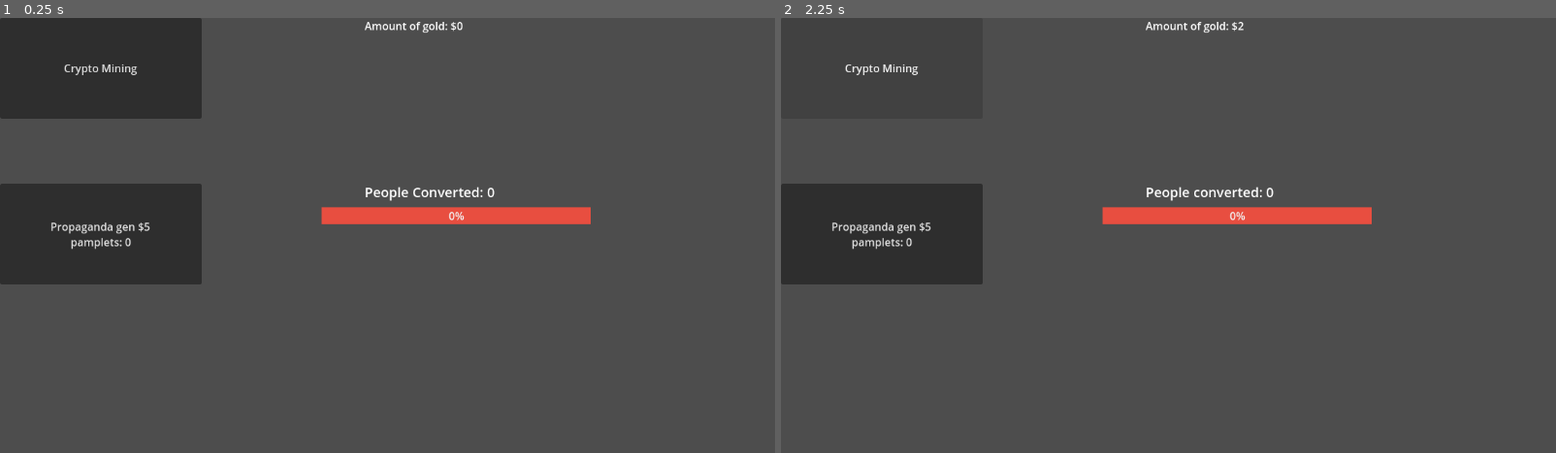
Above: before the commit, frames 1-2 (left to right).
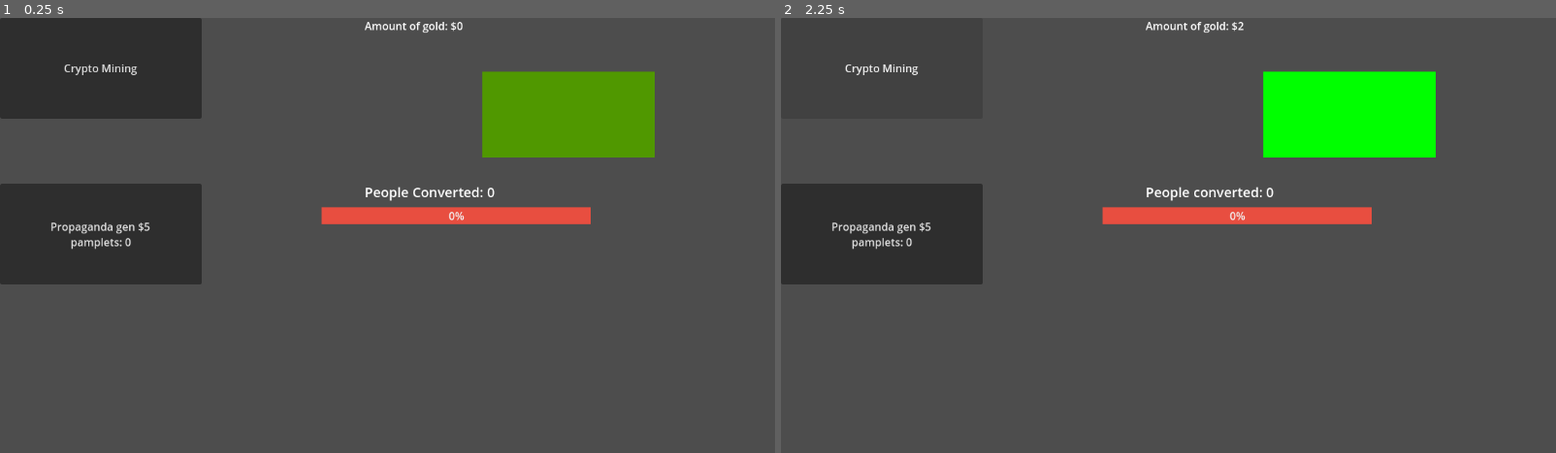
Above: after the commit, the same moments.

Repository: Tender-Bytes/PirateJam14v2
Game: Godot game, scene res://Scenes/Levels/testLevel.tscn
Same seed, same stepped clock (60 frames per second), same inputs: the game is played once before the commit and once after it.
Inputs:
- Up to frame 1 (0.25 s): no input
- Up to frame 2 (2.25 s): click "Crypto Mining" at 0.5 s; click "Propaganda gen $5 pamplets: 0" at 1.25 s; click "Crypto Mining" at 2 s

The runs differ from the first frame. In frame 1, 4.4% of the frame differs, in the area x 62-85%, y 12-33%; in frame 2, 4.4%.

Commit message:
newscaster system fixed

Diff:
--- a/Scenes/Levels/testLevel.tscn
+++ b/Scenes/Levels/testLevel.tscn
@@ -9,6 +9,7 @@
 [ext_resource type="Script" path="res://Scenes/Currency/Default Gold Generate/gold_gen.gd" id="2_gqcio"]
 [ext_resource type="Script" path="res://Scenes/Currency/money.gd" id="3_lbfjy"]
 [ext_resource type="PackedScene" uid="uid://chackx4vt2u06" path="res://Scenes/Conversion/Propaganda/propaganda_gen.tscn" id="5_xw5ny"]
+[ext_resource type="PackedScene" uid="uid://busxrdj0nbjjw" path="res://Scenes/kami_scenes/newscaster.tscn" id="10_kfgnj"]
 
 [node name="TestLevel" type="Node2D"]
 
@@ -32,3 +33,8 @@
 
 [node name="propaganda_gen" parent="." instance=ExtResource("5_xw5ny")]
 position = Vector2(0, 247)
+
+[node name="Newscaster" parent="." instance=ExtResource("10_kfgnj")]
+position = Vector2(845, 144)
+
+[connection signal="converted_pop" from="ProgressBar" to="Newscaster" method="_on_progress_bar_converted_pop"]
--- a/Scenes/kami_scenes/newscaster.gd
+++ b/Scenes/kami_scenes/newscaster.gd
@@ -25,23 +25,31 @@
 	pass
 
 
+
 func change_status():
-	current_messages+=1
 	if current_messages ==1:
 		$ColorRect.color=Color("yellow")
 	elif current_messages ==2:
 		$ColorRect.color= Color("orange")
 	elif current_messages ==3:
 		$ColorRect.color= Color("Red")
-
-func change_status_back():
-	current_messages-=1
-	if current_messages ==1:
-		$ColorRect.color=Color("yellow")
-	elif current_messages ==2:
-		$ColorRect.color= Color("orange")
 	elif current_messages ==0:
 		$ColorRect.color= Color("green")
 
+
 func _on_button_pressed():
 	cycle()
+
+
+
+func _on_progress_bar_converted_pop(pop):
+	if pop<12.5:
+		current_messages=0
+	elif pop<25.0:
+		current_messages=1
+	elif pop<37.5:
+		current_messages=2
+	elif pop<50.1:
+		current_messages=3
+	change_status()
+	 # Replace with function body.
Not shown: 1 places in Scenes/Blimp_Scene/Blimp.tscn that only renumber resources
Not shown: 1 places in Scenes/Levels/testLevel.tscn that only renumber resources
